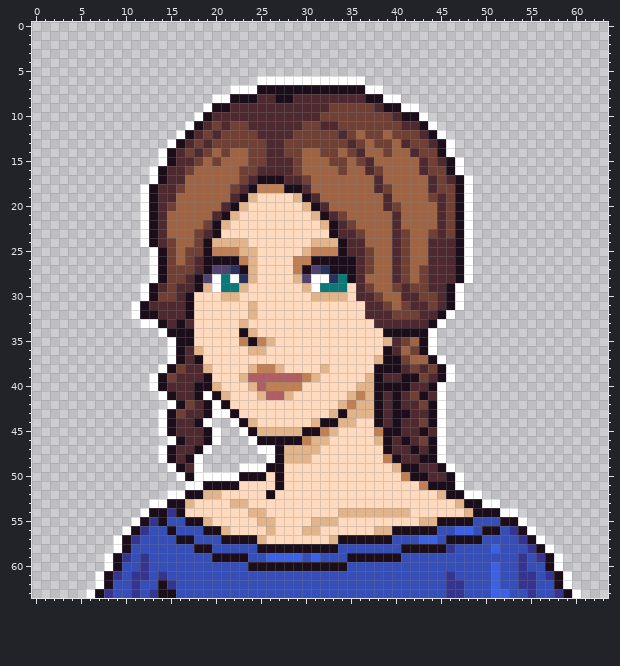
Two versions of one pixel-art sprite, graphics/field_mugshots/people/lauren/happy.png. The picture above was drawn from the file before the commit.
The file is 64x64 pixels.
After:
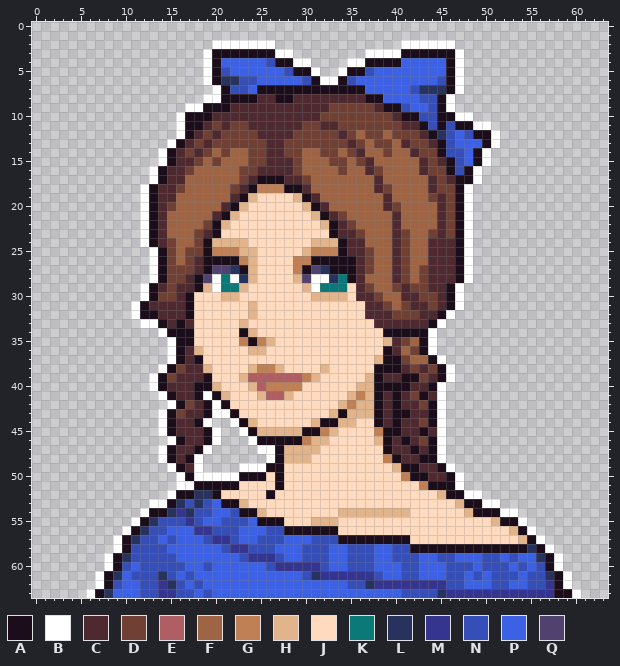
Palette (. is transparent): A #1b0e1a  B #ffffff  C #4e2930  D #714035  E #af5f64  F #9e6444  G #c08055  H #e2b48c  J #ffdabe  K #0a7977  L #27325d  M #35358f  N #364eb8  P #3d61e4  Q #51416f
Diff:
y 2: x 20..26 ....... -> BBBBBBB; x 41..46 ...... -> BBBBBB
y 3: x 19..28 .......... -> BAAAAAAABB; x 37..47 ........... -> BBBBAAAAAAB
y 4: x 19..30 ............ -> BAPPPPPNAABB; x 35..47 ............. -> BBAAAAPPPPPAB
y 5: x 19..31 ............. -> BANPPPPPPNAAB; x 34..47 .............. -> BAANPPPPPPPPAB
y 6: x 19..31 ......BBBBBBB -> BALLNNPPPPPNA; x 34..47 BBB........... -> ANPPPPPPPPPNAB
y 7: x 20..24 ..BBB -> BANNP; x 37..47 BB......... -> PPPPPNLLLAB
y 8: x 19 . -> B; x 21 B -> A; x 39..46 BB...... -> PPPPNNAB
y 9: x 17..19 ..B -> BBA; x 41..46 BB.... -> NPPNAB
y 10: x 16..18 ..B -> BAA; x 43..48 B..... -> NNAABB
y 11: x 16..17 .B -> BA; x 44..50 B...... -> NANAABB
y 12: x 45..51 B...... -> LNPNAAB
y 13: x 46..51 B..... -> NPPPAB
y 14: x 46..50 B.... -> NNPAB
y 15: x 47..50 B... -> NPAB
y 16: x 47..49 B.. -> NAB
y 17: x 48..49 B. -> AB
y 51: x 16 . -> B; x 18 B -> A
y 52: x 16 B -> A; x 18..20 AHH -> LLA
y 53: x 16..22 AHJJJJH -> LNLNPAA
y 54: x 15..24 MAJJJJJJJH -> LMLNNPPNAA
y 55: x 13..14 MA -> LN; x 17..27 AAHJJJJJHHJ -> MNPPNNNPAAA; x 43..51 HHAAAANNN -> JJJJJJJJH
y 56: x 12 M -> L; x 15..33 ANNNAAHJJJJHJJJHHJJ -> PPPMMNNNPPPNNAAAAAA; x 38..53 HHAAAAANNPPNAANM -> JJJJJJJJJJJJJJJH
y 57: x 11 M -> L; x 14 N -> P; x 16..18 AAN -> PPP; x 20..33 NAAAAHJJJJJJJH -> MMNPPNNNPPPNNN; x 40..54 NNNPPNAAAANNNNM -> AAJJJJJJJJJJJJH
y 58: x 15..20 NNNAAN -> PPPPPP; x 22..23 NN -> MM; x 25..34 AAAAAAAAAN -> NNPPPNNNPP; x 38..39 NN -> PP; x 41 A -> N; x 46..55 MNNNNPNNNM -> AAAAAAAAAL
y 59: x 10 M -> L; x 12 M -> N; x 16..27 NNNNAAAANNPP -> PPPPPPPNMMMN; x 31 P -> N; x 33..40 NNAAAAAA -> PPNNNPPN; x 43..44 NN -> PP; x 47..49 NNN -> PPP; x 52 N -> P; x 54..56 MNM -> PPL
y 60: x 11..12 NM -> PN; x 17..18 NN -> PP; x 20..34 NNNNAAAAAAAAAAA -> PPPPPPNMMMMMNPP; x 38..40 NNN -> PPP; x 43..45 NNN -> PPP; x 49 N -> P; x 51 P -> N; x 53..55 NMN -> PNP
y 61: x 9..12 MNMM -> LPNN; x 14 M -> L; x 16 N -> P; x 18..29 NNNNNNNNNNNN -> PPPPPPPPPPPP; x 31..37 NNNNNNN -> LMMMMMM; x 39..40 NN -> PP; x 43..46 NNNM -> PPPN; x 48 N -> P; x 50..51 NP -> PN; x 54..55 MM -> PN; x 57 M -> L
y 62: x 10..11 NM -> PP; x 14..15 AM -> ML; x 17 N -> P; x 19..34 NNNNNNNNNNNNNNNN -> PPPPPPPPPPPPPPPP; x 37..51 NNNNNNNNNMMNNNP -> LMMMMMMMMNNPPPN; x 53..55 NMM -> PPN; x 57 N -> M
y 63: x 8..11 MNNM -> LPPP; x 13..15 MAA -> NMM; x 18 N -> P; x 20..40 NNNNNNNNNNNNNNNNNNNNN -> PPPPPPPPPPPPPPPPPPPPP; x 45 N -> L; x 48..54 NNNPPNN -> MMMMMMM; x 56..58 NNM -> MMA
